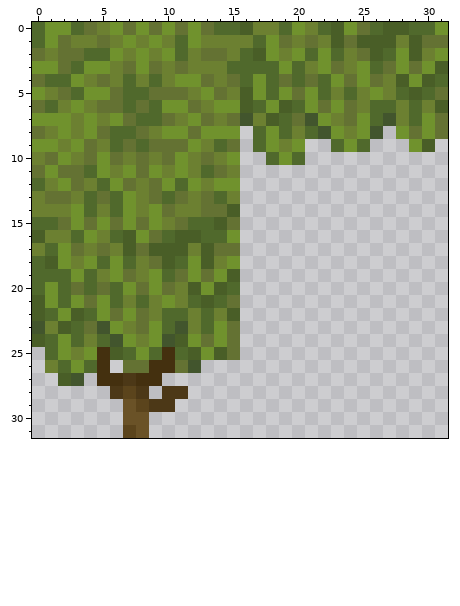
File history of a pixel-art sprite, PortCraft/textures/portcraft_block_azalea.png. Above: the version before the commit.
The file is 32x32 pixels. Colours within 5 levels of each other are drawn and written as one.
Once edited:
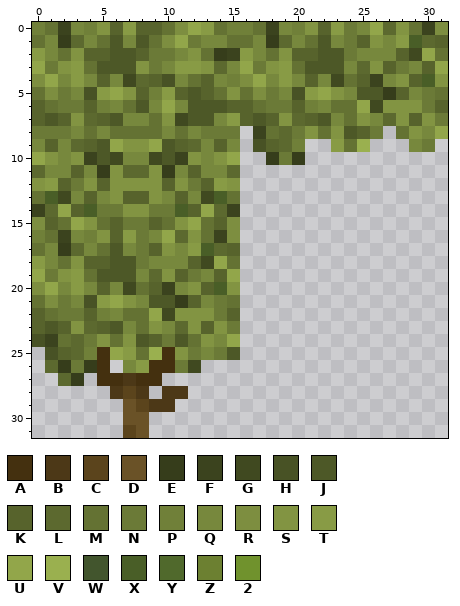
Palette (. is transparent): A #44300f  B #4c3817  C #5b441c  D #6a5227  E #363d1b  F #3b431e  G #404920  H #485225  J #4d5827  K #57632c  L #5c692f  M #647233  N #6b7a37  P #708039  Q #77883d  R #7d8e40  S #829442  T #889b45  U #92a64a  V #9ab04f  W #42552d  X #495e27  Y #50692c  Z #6c8031  2 #70922d
Change:
Changed rows in their new state; - is an unchanged pixel.
first column x 0:
 0 PMFQPSKTKKMRUTMPPMFQPSKTNQULSMFR
 1 MQELQ-JQJMRUNQQMMQELQ-JQNKSQT-LK
 2 TQ-SKKJJKNNQS-EFTQMSKKJJNQQQKGUM
 3 UNSTMJJJSNQTTSLQUNSTMJJJQLSKNQKU
 4 RUQTQKQGLKHQMKQPRUQTQKQG-KFQSK-S
 5 MRNQHTUSKPTKJK-SMRNQHTUSQJJEKQN-
 6 KMNNKPQMJQUQJJJKKMNNKPQM-UGSSSNK
 7 KJKSLKJQQMSGJJQTKJKSLKJQ-SQLSKSN
 8 NNNQMQMM-MQMQNNN-FMLNSMSJKN-MSQU
 9 QKQLKJUSSUJKLQKQ-HKLP--TMV---QN-
10 USQSFJGQQGJFSQSU--ENE-----------
11 LQQKQESLLSEQKQQL----------------
12 STKNSKSSSSKSNKTS----------------
13 MXGQKQSKKSQKQGXM----------------
14 FLUKXNNSSNNXKULF----------------
15 RK-USMKNNKMSUMKR----------------
16 PMFQPSKTNQULSMFR----------------
17 MQELQ-JQNKSQT-LK----------------
18 TQMSKKJJNQQQKGUM----------------
19 UNSTMJJJQLSKNQKU----------------
20 RUQTQKQG-KFQSK-S----------------
21 MRNQHTUSQJJEKQN-----------------
22 KMNNKPQM-UGSSSNK----------------
23 KJKSLKJQ-SQLSKSN----------------
24 HFMLNSMSJKNJMSQU----------------
25 -HKLP-UTMV-SNQNJ----------------
26 -LENE--QT--NG-------------------
27 --LE----------------------------
Boxes around the changes in both pictures, in picture pixels (x1, y1, x2, y2):
changed: (32, 22, 448, 386)
